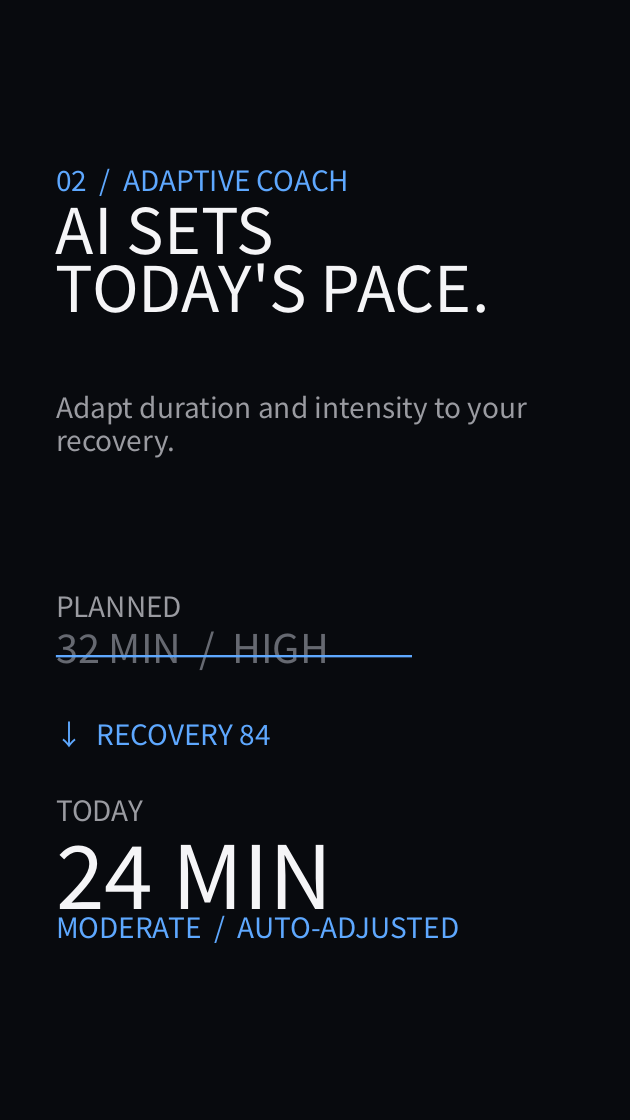
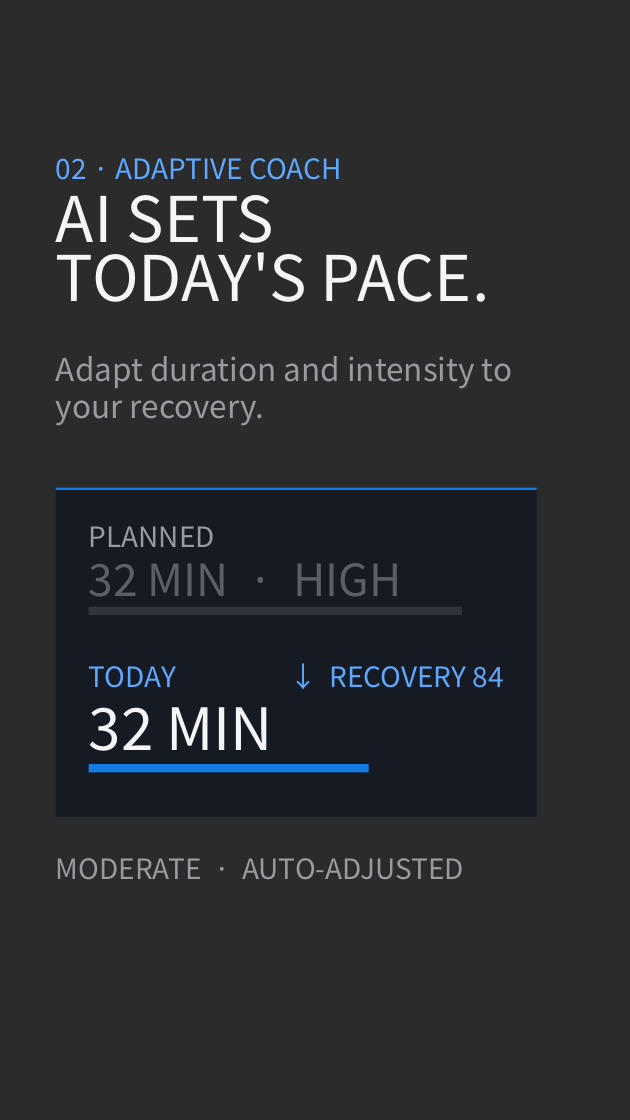
Before and after one commit to sjquant/quickthumb, a slide deck: slide 5 of examples/product_hype_reel.pptx. Drawn at 630x1120 pixels with LibreOffice and Linux fonts; fonts in the diff are those of the drawing; background and template pictures are left out; a plain dark background stands for a picture behind light text. Boxes give left, top, right and bottom in pixels: in the first picture for what was removed or moved away, otherwise in the second. Text is boxed around its words. In the diff, an @@ line names an element or a change of style, - is before the commit and + after.

```diff
--- a/examples/product_hype_reel.pptx
+++ b/examples/product_hype_reel.pptx
@@ background #FFFFFF to picture (left out) @@
@@ rectangle removed at bbox=[0, 0, 630, 1120] @@
@@ text "AI SETS": place and size @@
-text "AI SETS" at bbox=[56, 190, 490, 313]
+text "AI SETS" at bbox=[56, 179, 490, 302]
@@ text at bbox=[56, 158, 341, 180]: text changed @@
-02 / ADAPTIVE COACH
+02 · ADAPTIVE COACH
@@ text at bbox=[56, 356, 513, 425]: text changed; size 36 to 40.5 pt @@
-Adapt duration and intensity to your
-recovery.
+Adapt duration and intensity to
+your recovery.
@@ rectangle added at bbox=[56, 490, 536, 816], fill #161B23 @@
@@ rectangle added at bbox=[56, 488, 536, 490], fill #147CE5 @@
@@ text "PLANNED": place and size @@
-text "PLANNED" at bbox=[56, 596, 182, 617]
+text "PLANNED" at bbox=[89, 526, 215, 547]
@@ text at bbox=[89, 563, 401, 596]: text changed; size 51 to 57 pt; text colour #666971 to #5B6068 @@
-32 MIN / HIGH
+32 MIN · HIGH
@@ rectangle: place and size @@
-rectangle at bbox=[56, 655, 412, 657]
+rectangle at bbox=[88, 606, 462, 615]
@@ rectangle at bbox=[88, 606, 462, 615]: fill #5EA8FF to #30343C @@
@@ text "TODAY": place and size @@
-text "TODAY" at bbox=[56, 800, 143, 822]
+text "TODAY" at bbox=[89, 666, 176, 688]
@@ text "TODAY" at bbox=[89, 666, 176, 688]: text colour #9A9BA1 to #5EA8FF @@
@@ text "↓ RECOVERY 84": place and size @@
-text "↓ RECOVERY 84" at bbox=[97, 724, 271, 746]
+text "↓ RECOVERY 84" at bbox=[330, 666, 504, 688]
@@ text "↓ RECOVERY 84" at bbox=[330, 666, 504, 688]: alignment left to right @@
@@ text at bbox=[89, 707, 273, 765]: text changed; size 112.5 to 75 pt @@
-24 MIN
+32 MIN
@@ rectangle added at bbox=[88, 764, 368, 773], fill #147CE5 @@
@@ text at bbox=[56, 858, 464, 879]: text changed; text colour #5EA8FF to #9A9BA1 @@
-MODERATE / AUTO-ADJUSTED
+MODERATE · AUTO-ADJUSTED
```
Also in this commit, not shown: 7 other slides changed, 7 other files.
